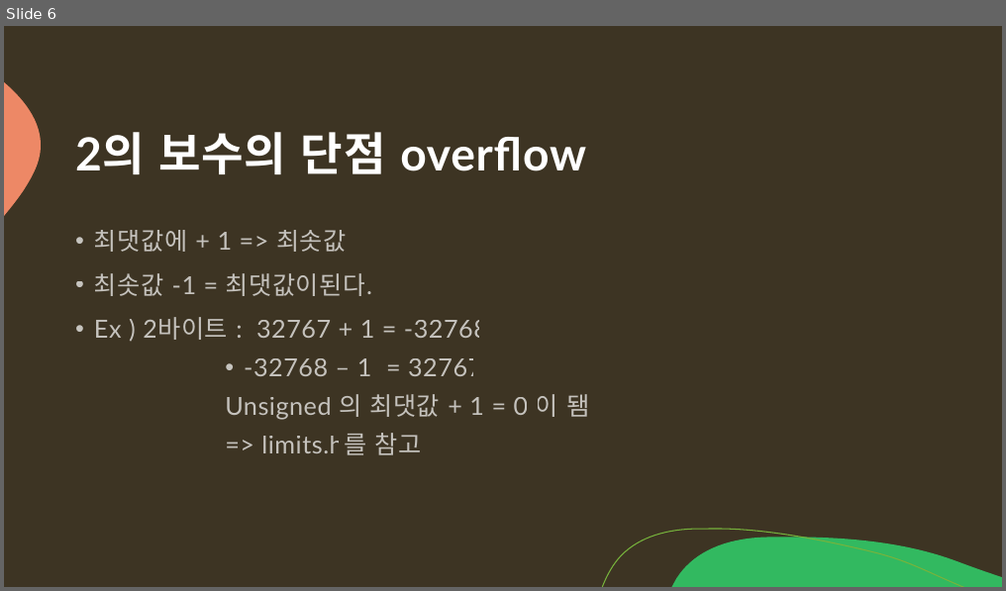
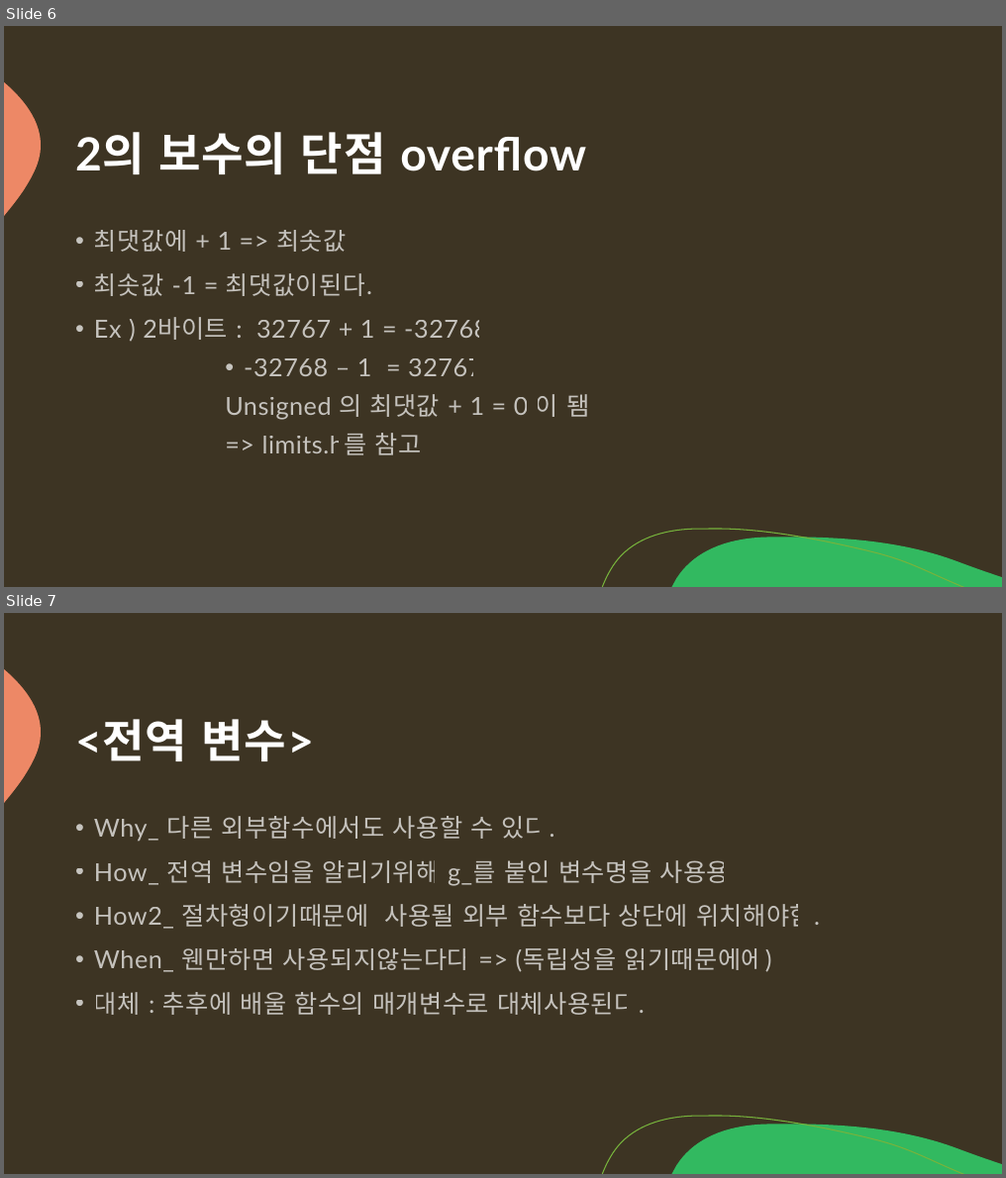
Before and after one commit to arkchimy/_Algorithm, a slide deck: 전공지식/C언어의 기초/C언어 기초지식.pptx. Shown one above the other, each under a label of ours: slide 6 before the commit, slides 6 and 7 after it. The pictures are 1006x591 and 1006x1178 pixels, drawn with LibreOffice and Linux fonts; fonts in the diff are those of the drawing. Boxes give left, top, right and bottom in pixels: in the first picture for what was removed or moved away, otherwise in the second. Text is boxed around its words. In the diff, an @@ line names an element or a change of style, - is before the commit and + after.

```diff
--- a/전공지식/C언어의 기초/C언어 기초지식.pptx
+++ b/전공지식/C언어의 기초/C언어 기초지식.pptx
@@ slide 7 added at (4, 613, 1002, 1174), background #3D3423; not listed: 3 template elements that a slide beside it also shows @@
@@ title added at (75, 719, 315, 761), 44 pt, text #FFFFFF, bold @@
+<전역 변수>
@@ text added at (94, 816, 820, 1015), 24 pt, text #FFFFFF at 70% opacity @@
+• Why_ 다른 외부함수에서도 사용할 수 있다.
+• How_ 전역 변수임을 알리기위해 g_를 붙인 변수명을 사용용
+• How2_ 절차형이기때문에 사용될 외부 함수보다 상단에 위치해야함.
+• When_ 웬만하면 사용되지않는다다 => (독립성을 읽기때문에에)
+• 대체 : 추후에 배울 함수의 매개변수로 대체사용된다.
```
Also in this commit, not shown: 4 slides changed, 10 other slides added.
